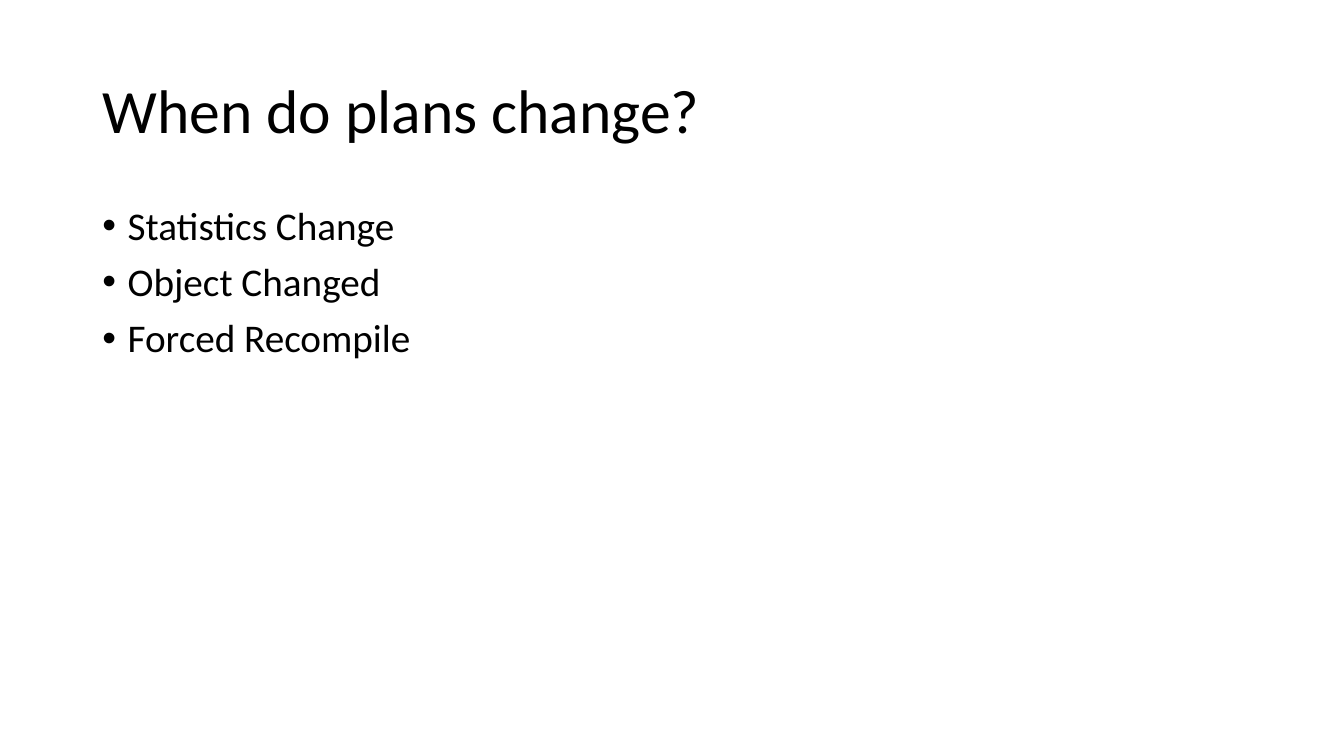
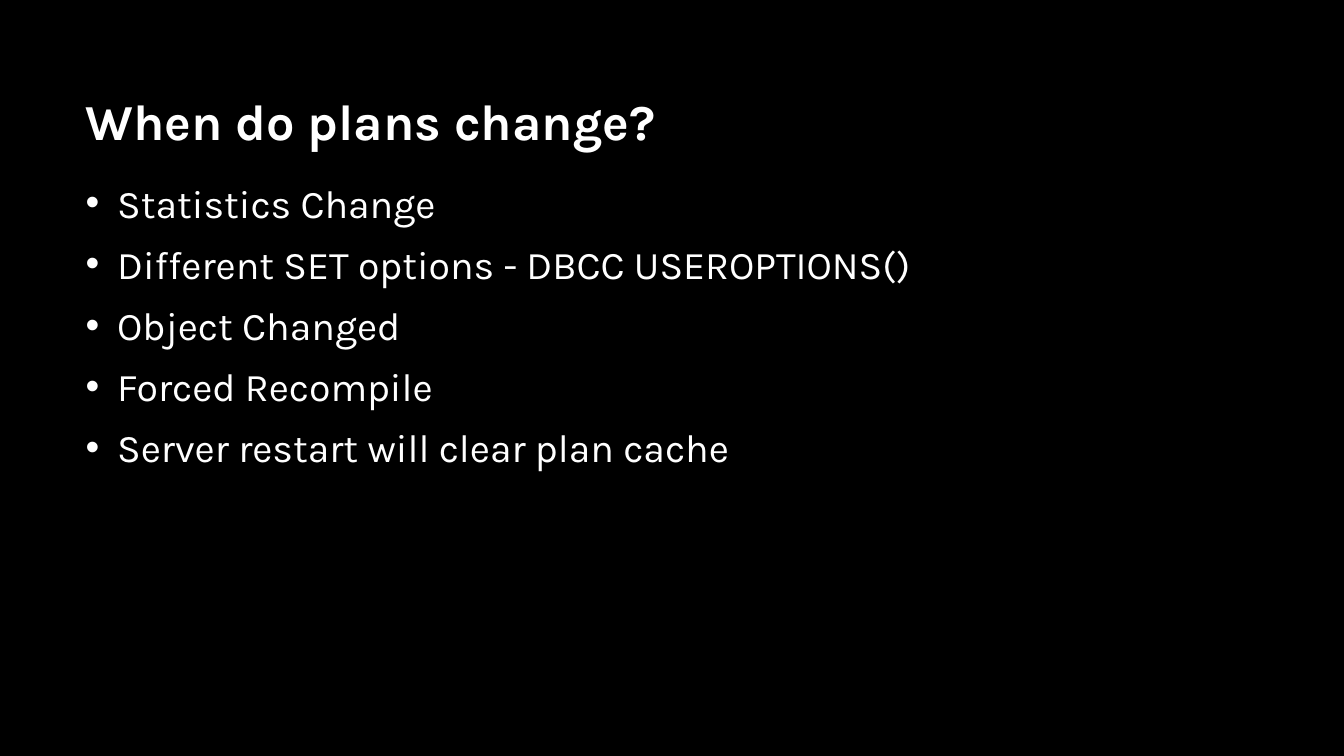
Before and after one commit to sabinio/SQLTraining, a slide deck: slide 22 of Slides/3. Query Execution.pptx. Drawn at 1344x756 pixels with LibreOffice and Linux fonts; fonts in the diff are those of the drawing; background and template pictures are left out. Boxes give left, top, right and bottom in pixels: in the first picture for what was removed or moved away, otherwise in the second. Text is boxed around its words. In the diff, an @@ line names an element or a change of style, - is before the commit and + after.

```diff
--- a/Slides/3. Query Execution.pptx
+++ b/Slides/3. Query Execution.pptx
@@ background #FFFFFF to picture (left out) @@
@@ title "When do plans change?": place and size @@
-title "When do plans change?" at (102,90,699,144)
+title "When do plans change?" at (86,105,655,152)
@@ title "When do plans change?" at (86,105,655,152): size 44 to 36 pt, font Calibri to Karla, text colour #000000 to #FFFFFF, bold on; line spacing 0.9 to 1 @@
@@ text "Statistics Change": place and size @@
-text "Statistics Change" at (128,212,410,359)
+text "Statistics Change" at (117,191,910,472)
@@ text at (117,191,436,411): font Calibri to Karla, text colour #000000 to #FFFFFF in "Statistics Change", "Object Changed", "Forced Recompile"; indent changed; line spacing 0.9 to 1 @@
@@ text at (117,250,910,289): paragraph added @@
+• Different SET options - DBCC USEROPTIONS()
@@ text at (117,435,729,472): paragraph added @@
+• Server restart will clear plan cache
```
Also in this commit, not shown: 19 other slides changed, 14 slides added, 4 slides removed.
